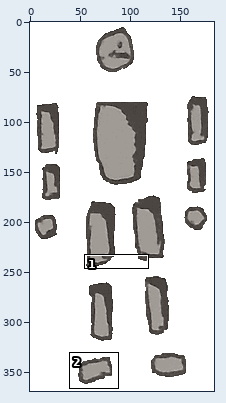
A sprite sheet gets an edit: res/png/man.png. The first picture is a wide view before the edit; the outline marks the close-up.
Close-up. Before the edit:
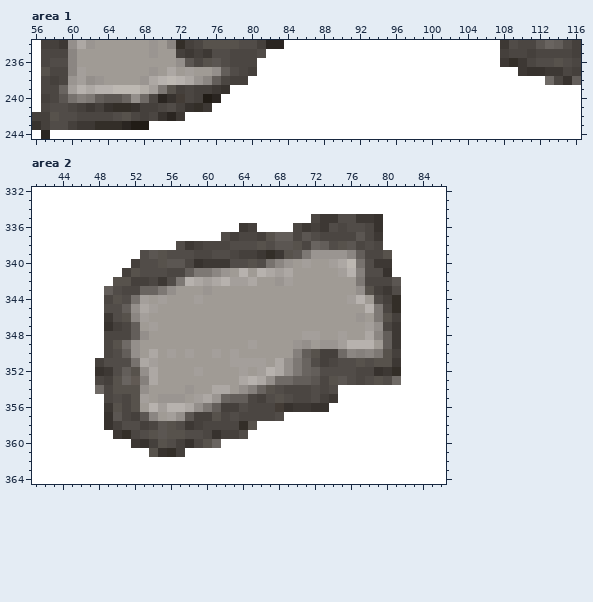
The file is 184x369 pixels. Colours within 5 levels of each other are drawn and written as one. Shown: area 1: x 56..116, y 234..244; area 2: x 41..86, y 332..364.
After:
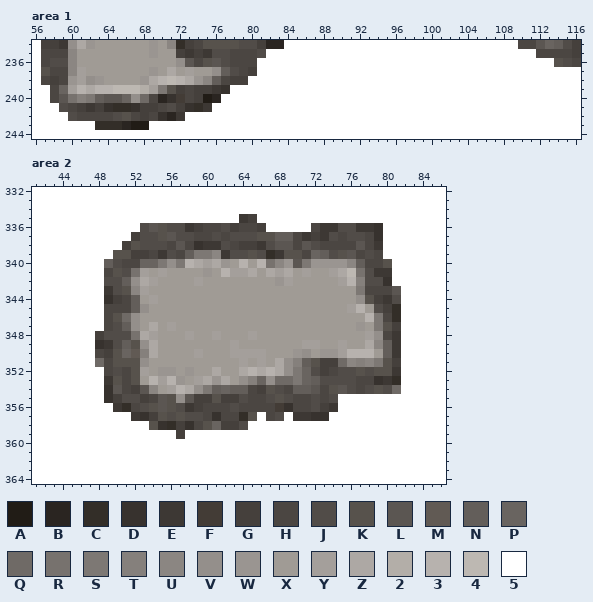
Palette (. is transparent): A #211c16  B #2a2521  C #332e28  D #37322e  E #3d3834  F #433c36  G #45403c  H #4b4642  J #514c48  K #57524c  L #5b5652  M #615a54  N #635e5a  P #696460  Q #6f6a66  R #77726e  S #7d7874  T #85807c  U #8b8682  V #948f8b  W #9a9591  X #a09b95  Y #a49f9b  Z #ada8a4  2 #b3aea8  3 #b7b2ae  4 #bdb8b2  5 #ffffff
From old to new:
Changed rows in their new state; - is an unchanged pixel.
Area 1:
first column x 56:
234 ----------------------------------------------------55-------
235 ----------------------------------------------------5555-----
236 ----------------------------------------------------555555---
237 ------------------------------------------------------5555555
238 ---------------------------------------------------------5555
239 -5-----------------------------------------------------------
240 -5-----------------------------------------------------------
241 -55----------------------------------------------------------
242 5555---------------------------------------------------------
243 5555555------------------------------------------------------
244 -5-----------------------------------------------------------
Area 2:
first column x 48:
335 ----------------EG------55555555--
336 -----JLKJJEGHHJGHHG---55H-EJ-EE---
337 ----GJJKLJJHHJHJJJK----EGEJ-JJ-D--
338 ---GKJJJHLHDEEJHGGE---HLJHHHHLHE--
339 --KKGGHE-HNSSUEJJKJ---KHPNJKLHJ-5-
340 -NJHHPPSVS3ZYZWX3X3---LSWWWWUNHHK-
341 -HKJRYXYXXXXWX3YYZX----Y--YZ4R-EE-
342 -JJNVZYXXXXYXXXXXX---------Y3TJJD5
343 -E-KUYXXX---X----------------SHHHL
344 -DGHNXYX---X----------------XVKGEJ
345 -HHHNVX---------------------Y3XJG-
346 -HKQVX-----------------------X3-HC
347 -HJNV-Z-Y--------------------WXSKG
348 GJJJRZY---Y--Y---Y-----XX--X--YVH-
349 DEJNKVZ--------Y-X----XYYXX-XXZU--
350 HGKPMT--X-XY-X--YYY---WVXWWY333XNE
351 QHKKKVX--------X-X----TNK-GQUTUS-G
352 5H-H-YXWW-WX-Z--Z3Z-----JGH--KJKKE
353 5E-HKX3Y3W-YZWZ-VTP---SPNJJJ--HDEC
354 5DLHGLU-Y3ZVSNPNNHG---NNL-KLJHJKJQ
355 -DGJJGHLKVLGGKGGJ-H------HJ-------
356 -5ECHJKLKJEGHHHJH-----HHJGE-------
357 -555EDGKJKJJHD-HCK5---EEDD--------
358 -55555KDCGDHKPGGJ5----------------
359 --5555555G5555555-----------------
360 ----5555555555--------------------
361 ------5555------------------------
Changed places in both close-ups, as pixel boxes (x1, y1, x2, y2):
changed: (500, 40, 581, 85)
changed: (32, 85, 95, 139)
changed: (95, 214, 401, 457)
